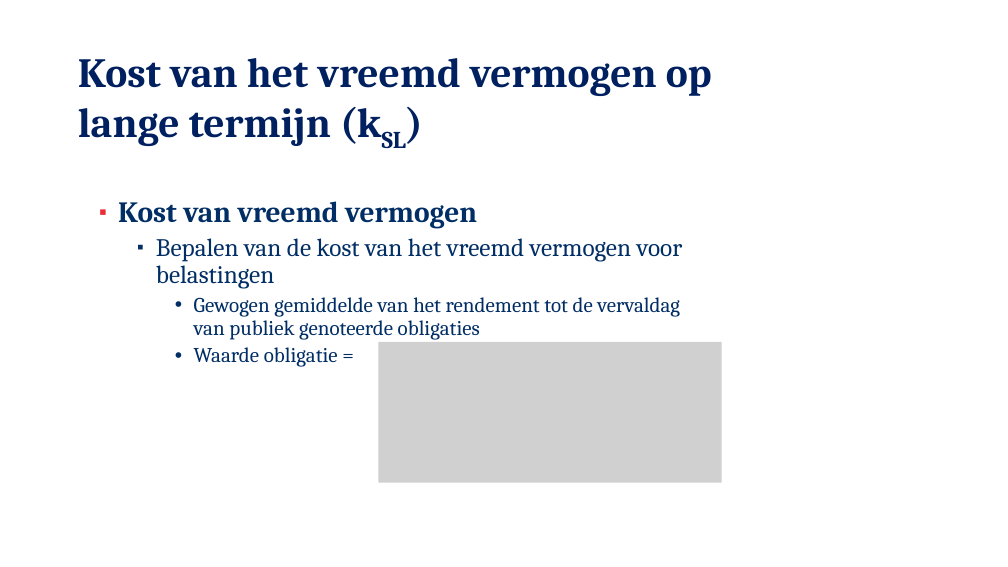
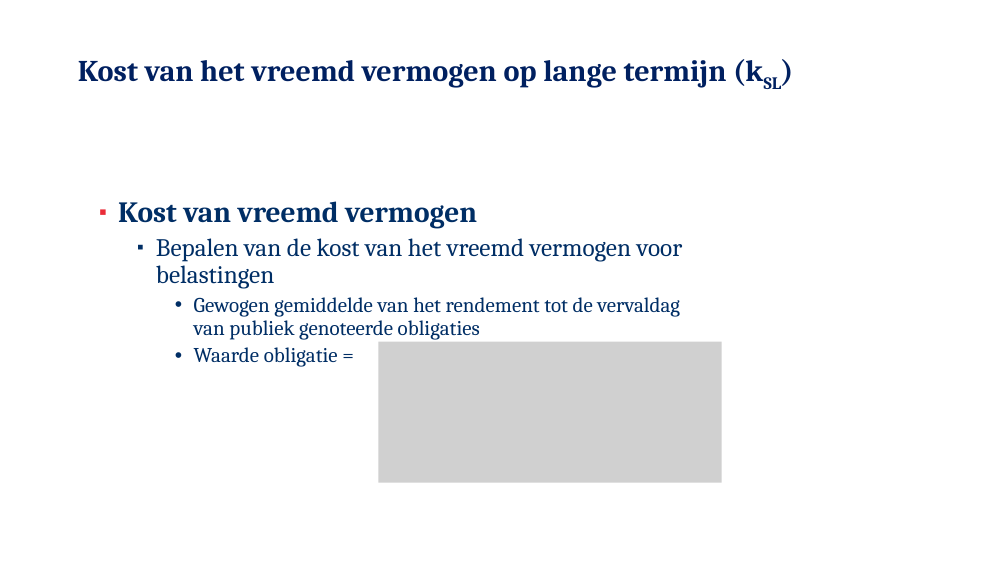
Before and after one commit to JasonLiu1229/University-Vault, a slide deck: slide 4 of School 2024-2025/FJ/Hoofdstuk 8 (2024 ).pptx. Drawn at 1008x567 pixels with LibreOffice and Linux fonts; fonts in the diff are those of the drawing; grey boxes stand for pictures; background and template pictures are left out. Boxes give left, top, right and bottom in pixels: in the first picture for what was removed or moved away, otherwise in the second. Text is boxed around its words. In the diff, an @@ line names an element or a change of style, - is before the commit and + after.

```diff
--- a/School 2024-2025/FJ/Hoofdstuk 8 (2024 ).pptx
+++ b/School 2024-2025/FJ/Hoofdstuk 8 (2024 ).pptx
@@ title "Kost van het vreemd vermogen ..." at [78, 60, 727, 88]: size 39.6 to 28.7 pt @@
```
Also in this commit, not shown: 12 other slides changed.
